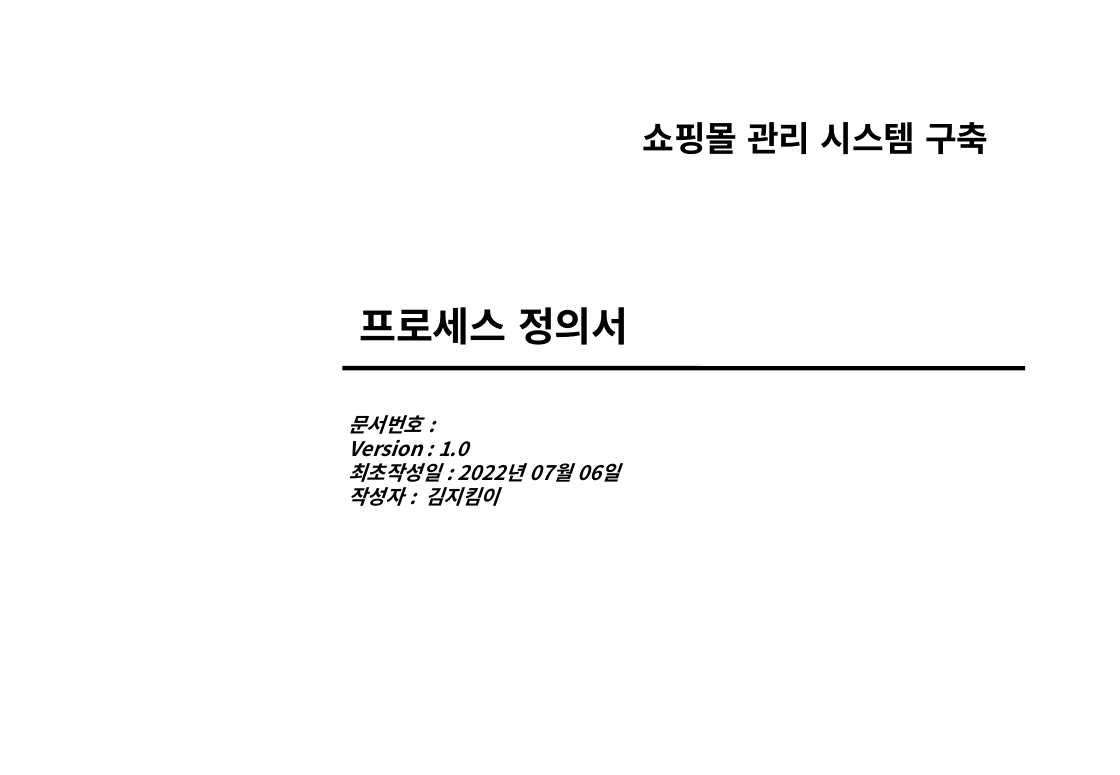
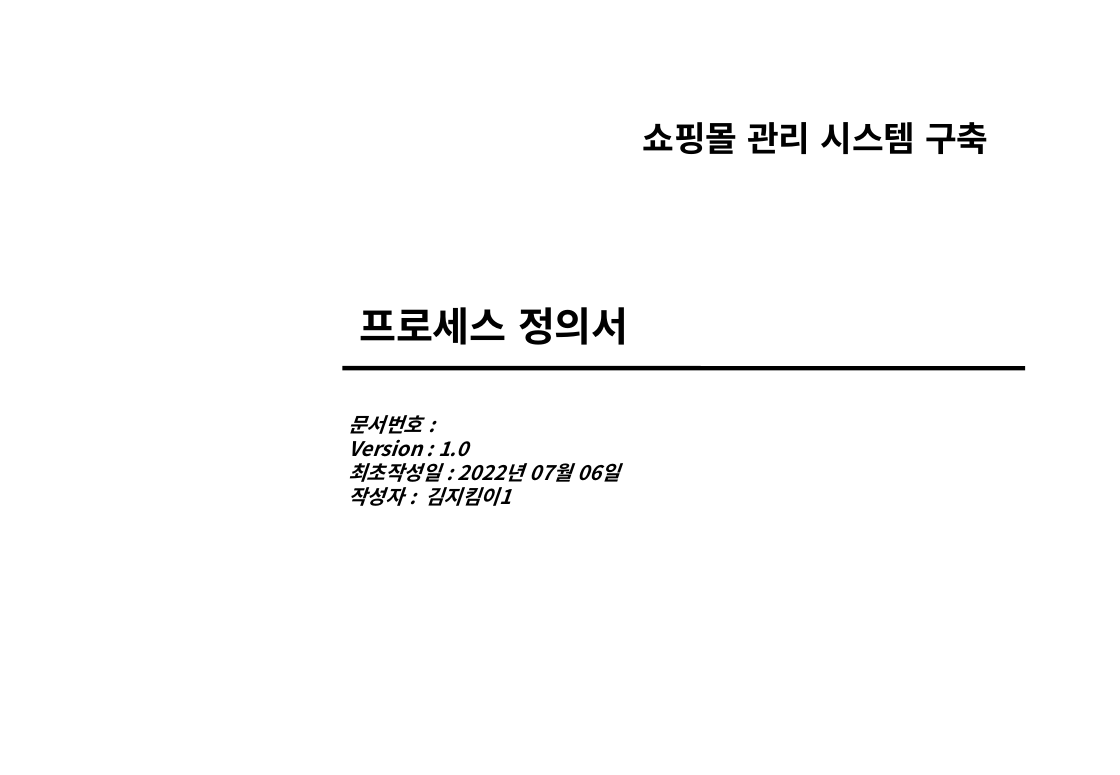
Before and after one commit to ki-mii/ezen_prj, a slide deck: slide 1 of 쇼핑몰관리_프로세스_정의서_V0.1.ppt. Drawn at 1120x775 pixels with LibreOffice and Linux fonts; fonts in the diff are those of the drawing. Boxes give left, top, right and bottom in pixels: in the first picture for what was removed or moved away, otherwise in the second. Text is boxed around its words. In the diff, an @@ line names an element or a change of style, - is before the commit and + after.

```diff
--- a/쇼핑몰관리_프로세스_정의서_V0.1.ppt
+++ b/쇼핑몰관리_프로세스_정의서_V0.1.ppt
@@ text at (x1=348, y1=487, x2=511, y2=506): text changed @@
-작성자 : 김지킴이
+작성자 : 김지킴이1
```
